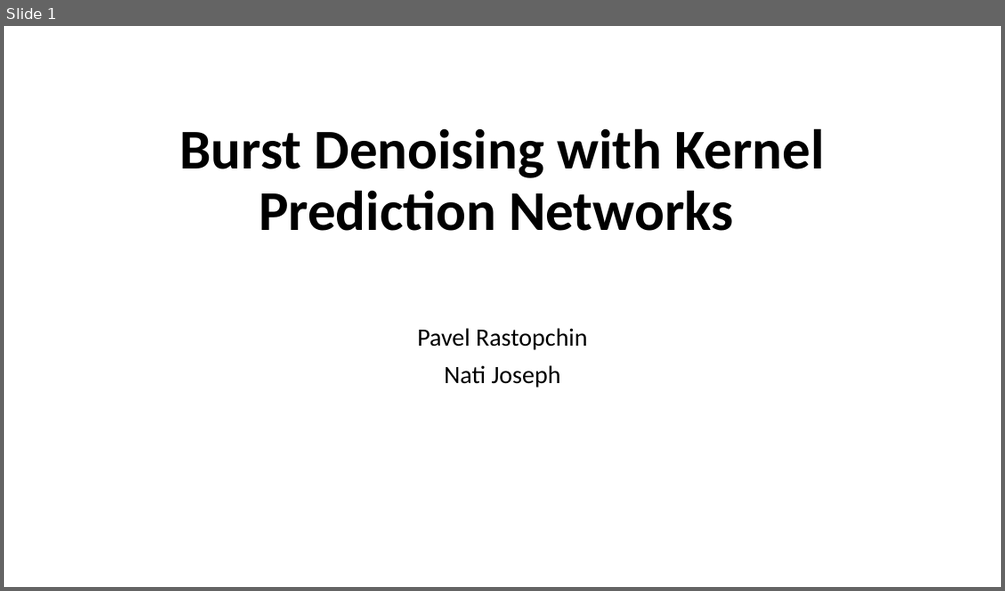
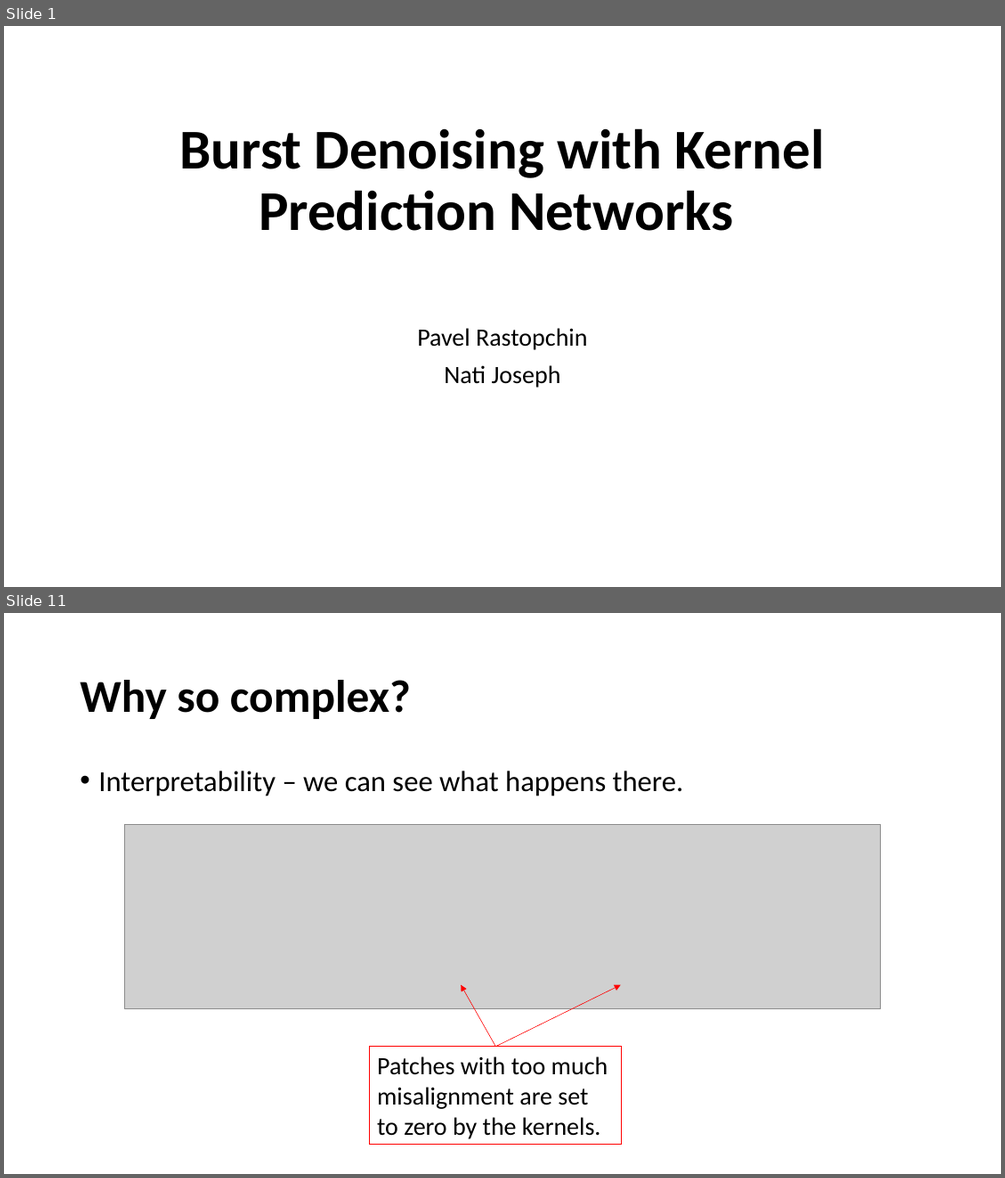
Before and after one commit to zhanglijian/DIP_Project, a slide deck: Burst Denoising with Kernel Prediction Networks.pptx. Shown one above the other, each under a label of ours: slide 1 before the commit, slides 1 and 11 after it; the slides between them are not shown. The pictures are 1005x591 and 1005x1178 pixels, drawn with LibreOffice and Linux fonts; fonts in the diff are those of the drawing; grey boxes stand for pictures. Boxes give left, top, right and bottom in pixels: in the first picture for what was removed or moved away, otherwise in the second. Text is boxed around its words. In the diff, an @@ line names an element or a change of style, - is before the commit and + after.

```diff
--- a/Burst Denoising with Kernel Prediction Networks.pptx
+++ b/Burst Denoising with Kernel Prediction Networks.pptx
@@ slide 11 added at (4, 613, 1001, 1174), background #FFFFFF @@
@@ title added at (80, 680, 411, 719), 44 pt, text #000000, bold @@
+Why so complex?
@@ text added at (98, 771, 684, 796), 28 pt, text #000000 @@
+• Interpretability – we can see what happens there.
@@ picture added at (124, 825, 881, 1008) @@
@@ arrow added from (496, 1046) to (461, 985), #FF0000 0.5 pt @@
@@ arrow added from (496, 1046) to (621, 985), #FF0000 0.5 pt @@
@@ rectangle added at (370, 1046, 622, 1144), outline #FF0000 0.75 pt, 24 pt, text #000000 @@
+Patches with too much misalignment are set to zero by the kernels.
```
Also in this commit, not shown: 13 slides changed, 7 other slides added, 1 slide removed.
